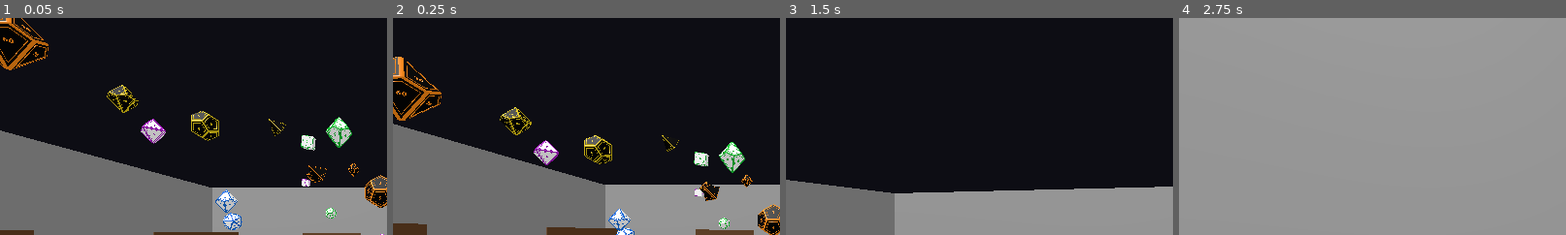
Above: before the commit, frames 1-4 (left to right).
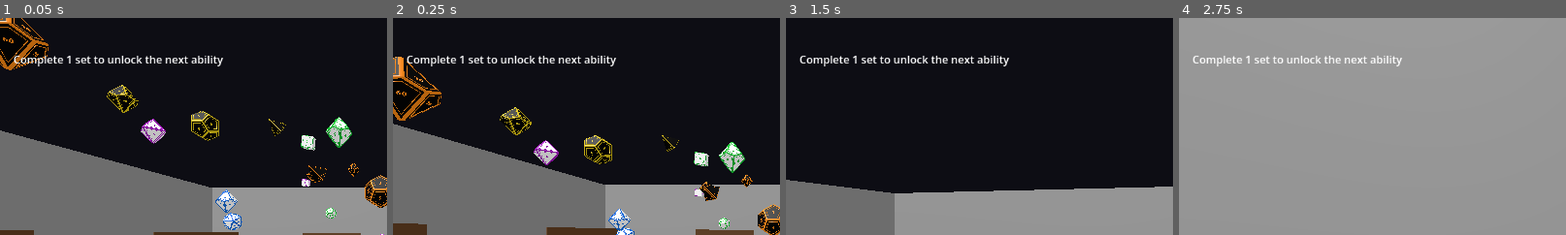
Above: after the commit, the same moments.

Repository: Fandomqueen9/Dice_Sort_Portfolio
Game: Godot game, scene res://scenes/Main.tscn
Same seed, same stepped clock (60 frames per second), same inputs: the game is played once before the commit and once after it. This scene is started directly instead of the project's main scene.
Inputs (mouse positions are % of the whole screen's width and height, from its top left):
- Up to frame 1 (0.05 s): no input
- Up to frame 2 (0.25 s): no input
- Up to frame 3 (1.5 s): tap Enter at 0.5 s; move the mouse to (55, 50) at 0.52 s; hold W from 0.53 s (still down); click (55, 50) at 0.67 s; tap Space at 0.77 s; move the mouse to (45, 50) at 1.27 s
- Up to frame 4 (2.75 s): keep holding W; tap Space at 1.52 s; move the mouse to (52, 48) at 2.02 s
The pictures show only the part of the screen within x 0-50%, y 0-50%; the shares and areas given below are measured in that part.

The runs differ from the first frame. In frame 1, 1.0% of the frame differs, in the area x 3-58%, y 17-23%; in frame 2, 1.0%; in frame 3, 1.0%; in frame 4, 0.9%.

Commit message:
Add multi-carry unlock (3 dice at once) and an ability hint
- Player.gd: replace the single held_die with held_dice (Array),
  gated by max_held_dice (starts at 1). Each carried die follows the
  camera at its own fixed local offset (HOLD_OFFSETS) so up to 3 held
  dice stay visually separated instead of overlapping. Interact logic
  now picks up a new hovered die while under capacity, or releases
  everything held otherwise — with max_held_dice=1 this reproduces the
  exact previous single-die behavior.
- Main.gd: new hint_label in the top-left ("Complete 1 set to unlock
  the next ability"), shown from the start. _any_set_fully_sorted()
  checks whether any one color group's dice are all sorted; the first
  time that's true, _on_multi_carry_unlocked() calls
  player.unlock_multi_carry() (raises max_held_dice to 3) and swaps
  the hint to a confirmation message that fades after 4s.
- Wired the completion check into every path that can mark a die
  sorted (tray trigger via _on_die_sorted, admin sort_all already
  called it, and — previously missing entirely — loading a save with
  already-sorted dice now also calls _on_die_sorted once so a
  returning player's earned ability and win state are recognized
  immediately instead of only after their next sort).

Co-Authored-By: Claude Sonnet 5 <noreply@anthropic.com>

Diff:
--- a/client/scenes/Main.gd
+++ b/client/scenes/Main.gd
@@ -6,10 +6,12 @@
 var dice: Array[Die] = []
 var win_label: Label
 var tooltip_label: Label
+var hint_label: Label
 var trays: Array[Tray] = []
 var admin_console: Control
 var admin_input: LineEdit
 var pause_menu: Control
+var multi_carry_unlocked: bool = false
 
 
 func _ready() -> void:
@@ -119,11 +121,25 @@
 	tooltip_label.position = Vector2(20, 20)
 	canvas.add_child(tooltip_label)
 
+	hint_label = Label.new()
+	hint_label.text = "Complete 1 set to unlock the next ability"
+	hint_label.position = Vector2(20, 50)
+	canvas.add_child(hint_label)
+
 
 func show_pickup_tooltip() -> void:
 	tooltip_label.visible = true
 	await get_tree().create_timer(4.0).timeout
 	tooltip_label.visible = false
+
+
+func _on_multi_carry_unlocked() -> void:
+	multi_carry_unlocked = true
+	player.unlock_multi_carry()
+
+	hint_label.text = "Multi-carry unlocked! You can now hold up to 3 dice at once."
+	await get_tree().create_timer(4.0).timeout
+	hint_label.visible = false
 
 
 func _build_trays() -> void:
@@ -142,8 +158,24 @@
 
 
 func _on_die_sorted(_die: Die) -> void:
+	if not multi_carry_unlocked and _any_set_fully_sorted():
+		_on_multi_carry_unlocked()
+
 	if dice.all(func(d): return d.sorted):
 		win_label.visible = true
+
+
+func _any_set_fully_sorted() -> bool:
+	var checked_colors: Array[Color] = []
+	for die in dice:
+		if checked_colors.any(func(c): return c.is_equal_approx(die.set_color)):
+			continue
+		checked_colors.append(die.set_color)
+
+		var matching := dice.filter(func(d): return d.set_color.is_equal_approx(die.set_color))
+		if matching.all(func(d): return d.sorted):
+			return true
+	return false
 
 
 func _build_admin_console() -> void:
@@ -255,7 +287,7 @@
 
 
 func _on_restart_pressed() -> void:
-	player.release_held_die()
+	player.release_held_dice()
 	for die in dice:
 		die.reset()
 		die.global_position = Vector3(randf_range(-2.5, 2.5), randf_range(1.0, 3.0), randf_range(-2.5, 2.5))
@@ -331,6 +363,7 @@
 				tray.mark_type_present(entry["type"])
 		dice.append(die)
 
+	_on_die_sorted(null)
 	return true
 
 
--- a/client/scripts/Player.gd
+++ b/client/scripts/Player.gd
@@ -8,9 +8,18 @@
 
 var camera: Camera3D
 var interact_ray: RayCast3D
-var held_die: Node3D = null
+var held_dice: Array[Node3D] = []
 var hovered_die: Node3D = null
 var crosshair: Control
+var max_held_dice: int = 1
+
+# Local offsets (right, up, forward) for each carry slot so held dice don't
+# stack inside each other once multi-carry is unlocked.
+const HOLD_OFFSETS := [
+	Vector3(0.0, 0.0, -1.2),
+	Vector3(-0.35, -0.05, -1.1),
+	Vector3(0.35, -0.05, -1.1),
+]
 
 
 func _ready() -> void:
@@ -104,12 +113,16 @@
 	_update_hover()
 	crosshair.visible = Input.mouse_mode == Input.MOUSE_MODE_CAPTURED
 
-	if held_die:
-		held_die.global_position = camera.global_position + camera.global_transform.basis.z * -1.2
+	for i in range(held_dice.size()):
+		var offset: Vector3 = HOLD_OFFSETS[i]
+		held_dice[i].global_position = camera.global_position \
+			+ camera.global_transform.basis.x * offset.x \
+			+ camera.global_transform.basis.y * offset.y \
+			+ camera.global_transform.basis.z * offset.z
 
 
 func _update_hover() -> void:
-	if held_die:
+	if held_dice.size() >= max_held_dice:
 		return
 
 	interact_ray.force_raycast_update()
@@ -128,16 +141,16 @@
 
 
 func _on_interact_pressed() -> void:
-	if held_die:
-		_release_die()
-	elif hovered_die:
+	if hovered_die and held_dice.size() < max_held_dice:
 		_pick_up_die(hovered_die)
+	elif held_dice.size() > 0:
+		_release_all_dice()
 
 
 func _pick_up_die(die: Node3D) -> void:
 	die.set_highlighted(false)
 	die.pick_up()
-	held_die = die
+	held_dice.append(die)
 	hovered_die = null
 
 	if not GameState.has_seen_pickup_tooltip:
@@ -145,11 +158,16 @@
 		get_tree().current_scene.show_pickup_tooltip()
 
 
-func _release_die() -> void:
-	held_die.release()
-	held_die = null
+func _release_all_dice() -> void:
+	for die in held_dice:
+		die.release()
+	held_dice.clear()
 
 
-func release_held_die() -> void:
-	if held_die:
-		_release_die()
+func release_held_dice() -> void:
+	if held_dice.size() > 0:
+		_release_all_dice()
+
+
+func unlock_multi_carry() -> void:
+	max_held_dice = 3
